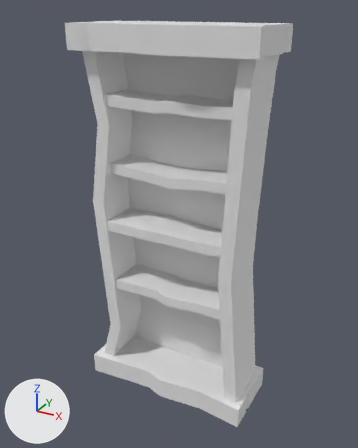
One commit to the FBX model ArtAssets/Environment/SM_Bookshelf.fbx: the scene before it, then after it.
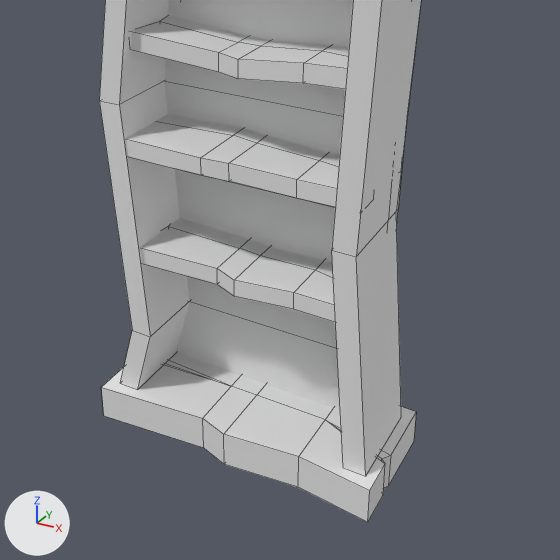
Old and new are each drawn whole from a 50 mm lens placed at (1.58, -2.71, 2.63), pointed at (0.11, -0.04, 1.29) and again close up on the part from 11% to 95% of the width and 33% to 100% of the height. The axes (+X, +Y, +Z) are drawn at lower left. The lights are the same throughout. The older version's two pictures come first. The close-ups show mesh edges as thin lines. Where no turn or scale is listed for an object, it has been applied to the vertices.

The first close-up shows 'SM_Bookshelf'.
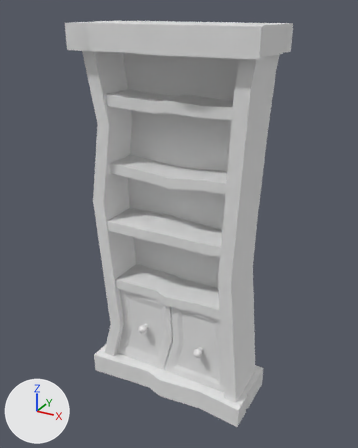
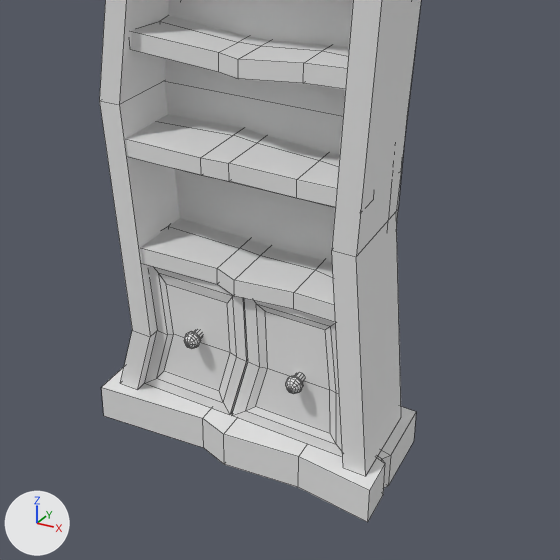
Boxes [x1, y1, x2, y2] around the edits, measured in the close-ups (560 x 560 px):
part 1 of me_mesh, added
    after: [184, 330, 203, 349]
part 2 of me_mesh, added
    after: [285, 373, 304, 394]
part 3 of me_mesh, added
    after: [232, 298, 343, 457]
part 4 of me_mesh, added
    after: [145, 265, 248, 415]

Diff of the bpy script that builds the scene:
```diff
--- a/ArtAssets/Environment/SM_Bookshelf.fbx.py
+++ b/ArtAssets/Environment/SM_Bookshelf.fbx.py
@@ me_mesh @@
 # used by ob_sm_bookshelf; location = (0.0, 0.0, 0.0)
-me_mesh.from_pydata(...)  # 300 vertices, 286 faces; spans x -0.52..0.7, y -0.33..0.21, z 0.0..2.54
+me_mesh.from_pydata(...)  # 510 vertices, 490 faces; spans x -0.52..0.7, y -0.33..0.21, z 0.0..2.54
+# me_mesh part 1: a new loose piece of 81 vertices spanning x -0.12..-0.06, y -0.25..-0.16, z 0.45..0.52, in mat_openpbr_shader1 (white #e7e7e7)
+# me_mesh part 2: a new loose piece of 81 vertices spanning x 0.32..0.39, y -0.25..-0.16, z 0.41..0.47, in mat_openpbr_shader1 (white #e7e7e7)
+# me_mesh part 3: a new loose piece of 24 vertices spanning x 0.06..0.57, y -0.18..0.05, z 0.15..0.77, in mat_openpbr_shader1 (white #e7e7e7)
+# me_mesh part 4: a new loose piece of 24 vertices spanning x -0.36..0.13, y -0.18..0.05, z 0.15..0.77, in mat_openpbr_shader1 (white #e7e7e7)
 me_mesh.materials.append(mat_openpbr_shader1)
```
